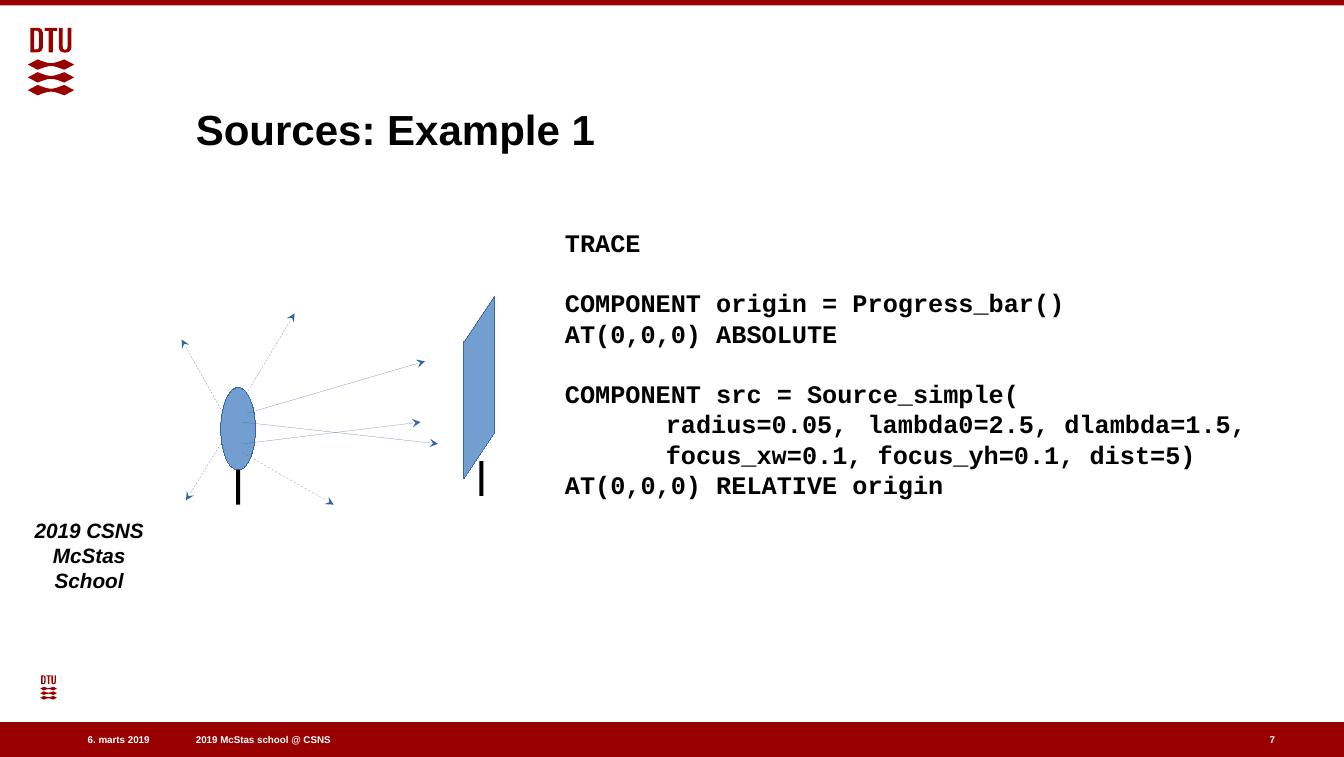
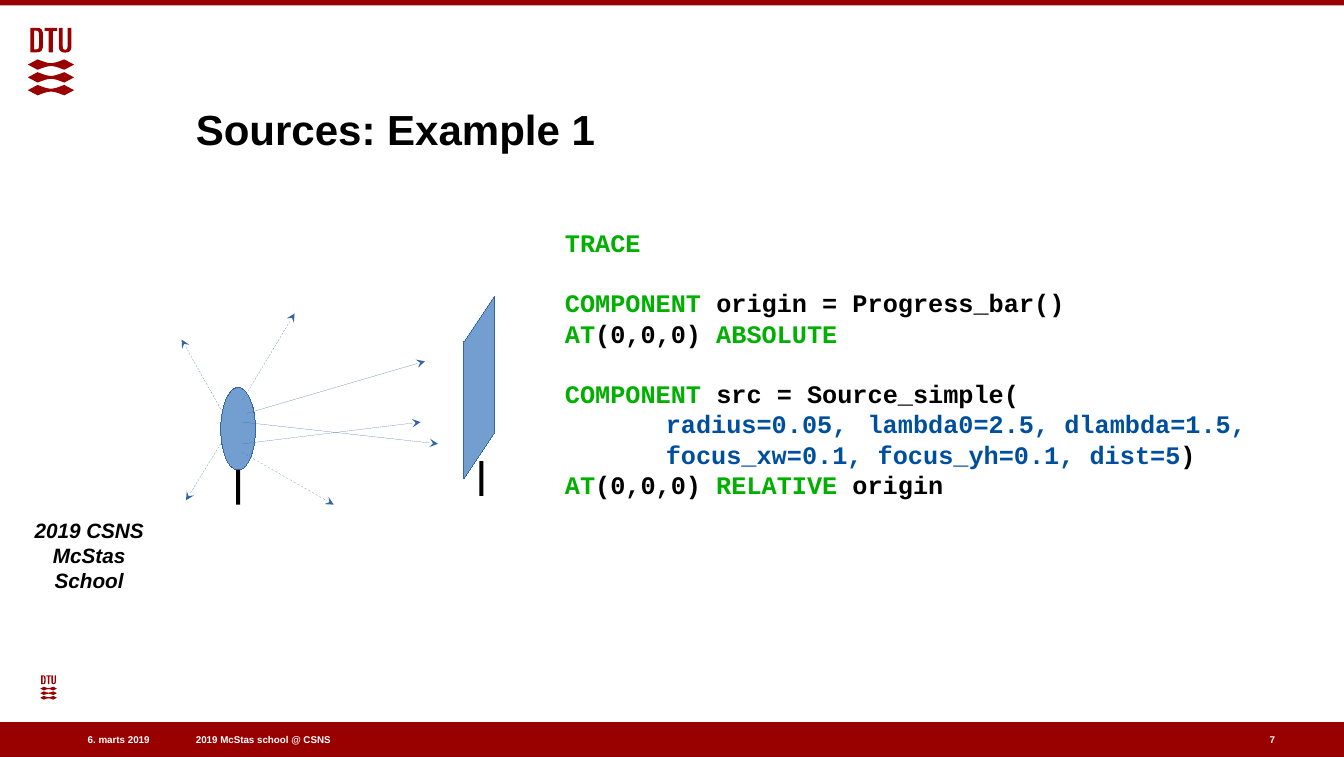
Before and after one commit to eddymaoui/Schools, a slide deck: slide 7 of CSNS_March_2019/1_Monday_March_25th/2_Sources_and_Monitors.odp. Drawn at 1344x757 pixels with LibreOffice and Linux fonts; fonts in the diff are those of the drawing; background and template pictures are left out. Boxes give left, top, right and bottom in pixels: in the first picture for what was removed or moved away, otherwise in the second. Text is boxed around its words. In the diff, an @@ line names an element or a change of style, - is before the commit and + after.

```diff
--- a/CSNS_March_2019/1_Monday_March_25th/2_Sources_and_Monitors.odp
+++ b/CSNS_March_2019/1_Monday_March_25th/2_Sources_and_Monitors.odp
@@ text "TRACE" at <box>565,235,1246,500</box>: text colour #000000 to #00B000 in "TRACE", "COMPONENT AT(0,0,0) ABSOLUTE", "COMPONENT", "AT(0,0,0) RELATIVE"; text colour #000000 to #004F9E in "radius=0.05, lambda0=2.5, dlambda=1.5,", "focus_xw=0.1, focus_yh=0.1, dist=5)" @@
```
Also in this commit, not shown: 2 other slides changed, 1 other file.
